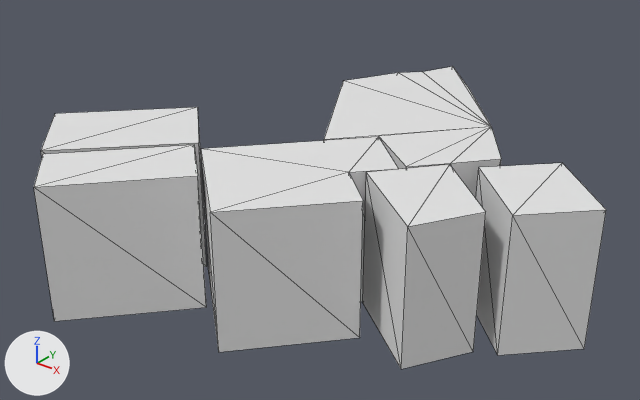
An edit to the glTF model output/glb/tile_446.glb, drawn before and after from the same camera.
Both versions are drawn from a 50 mm camera at (-37.6, -15.5, 33.5) aimed at (-74.3, 30.3, 5.1). The lights are fixed; the arrows at lower left show +X, +Y and +Z. The first picture is the older version. Mesh edges are drawn as thin lines.

The scene before the commit, as lines of its bpy script (objects in view):
```python
me_mesh_0 = bpy.data.meshes.new('Mesh_0')
me_mesh_0.from_pydata(...)  # 66 vertices, 87 faces; spans x -93.2..-53.9, y 12.7..50.9, z 0.0..10.0
ob_mesh_0 = bpy.data.objects.new('Mesh_0', me_mesh_0)
ob_mesh_0.location = (0.0, 0.0, 0.0)
```
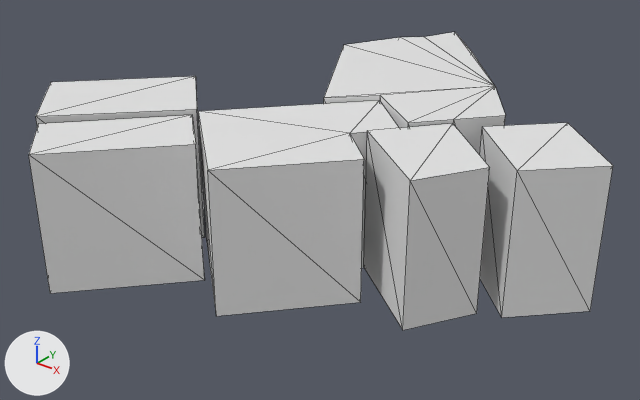
Boxes [x1, y1, x2, y2] around the edits, measured in the pictures (640 x 400 px; the box of a moved part takes in the faces that stretch with it):
'Mesh_0', reshaped: before [34, 66, 606, 369]; after [29, 32, 613, 330]
part 1 of me_mesh_0, moved or reshaped: before [363, 164, 486, 369]; after [364, 124, 490, 330]
part 2 of me_mesh_0, moved or reshaped: before [476, 163, 606, 355]; after [480, 123, 613, 318]
part 3 of me_mesh_0, moved or reshaped: before [201, 137, 399, 352]; after [198, 100, 399, 316]
part 4 of me_mesh_0, moved or reshaped: before [34, 145, 206, 321]; after [29, 115, 205, 293]
part 5 of me_mesh_0, moved or reshaped: before [41, 107, 207, 266]; after [36, 76, 205, 237]
part 6 of me_mesh_0, moved or reshaped: before [324, 66, 501, 198]; after [324, 32, 506, 155]

Edits to the bpy script that builds the scene:
```text
Change me_mesh_0:
    used by ob_mesh_0; location = (0.0, 0.0, 0.0)
    remove me_mesh_0.from_pydata(...)  # 66 vertices, 87 faces; spans x -93.2..-53.9, y 12.7..50.9, z 0.0..10.0
    add me_mesh_0.from_pydata(...)  # 66 vertices, 87 faces; spans x -93.2..-53.9, y 12.7..50.9, z 2.2..13.1
    me_mesh_0 part 1: the loose piece of 8 vertices spanning x -68.3..-59.3, y 22.9..32.1, z 0.0..10.0 is moved by (0.0, 0.0, 2.9)
    me_mesh_0 part 2: the loose piece of 8 vertices spanning x -63.0..-53.9, y 28.0..37.0, z 0.0..10.0 is moved by (0.0, 0.0, 2.9)
    me_mesh_0 part 3: the loose piece of 12 vertices spanning x -79.5..-65.9, y 17.1..33.2, z 0.0..10.0 is moved by (0.0, 0.0, 2.7)
    me_mesh_0 part 4: the loose piece of 8 vertices spanning x -87.2..-76.4, y 12.7..23.9, z 0.0..10.0 is moved by (0.0, 0.0, 2.2)
    me_mesh_0 part 5: the loose piece of 8 vertices spanning x -93.2..-80.4, y 16.6..29.5, z 0.0..10.0 is moved by (0.0, 0.0, 2.5)
    me_mesh_0 part 6: the loose piece of 22 vertices spanning x -80.8..-62.5, y 30.0..50.9, z 0.0..10.0 is moved by (0.0, 0.0, 3.1)
```
